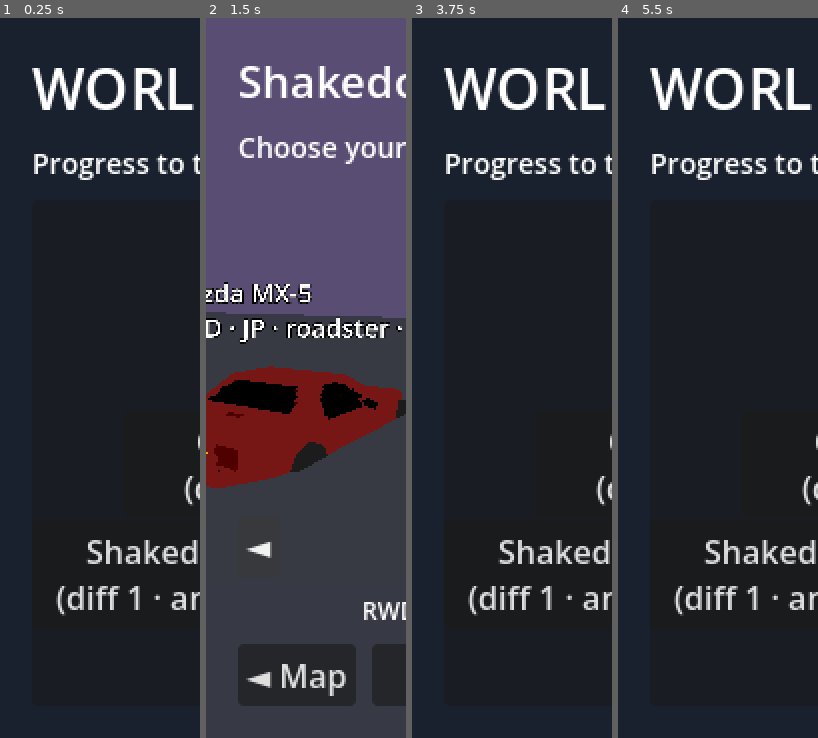
Above: before the commit, frames 1-4 (left to right).
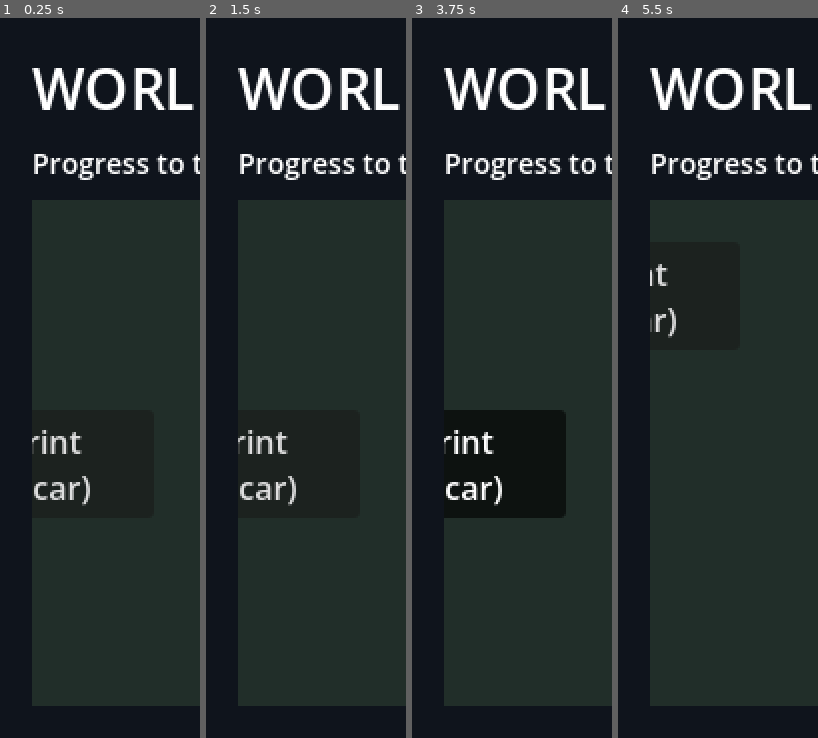
Above: after the commit, the same moments.

Repository: felixxwu/TAPPA
Game: Godot game, scene res://hq.tscn
Two runs of this game, one before a commit and one after it. Both use one fixed random seed, a clock stepped at 60 frames per second and the inputs below.
Inputs (mouse positions are in pixels of both pictures, inside the frame that each line leads up to):
- Up to frame 1 (0.25 s): no input
- Up to frame 2 (1.5 s): click (382, 572) at 0.5 s, where only the run before the commit has a clickable "Shakedown (diff 1 · any car)"; click (258, 543) at 1.25 s, where only the run before the commit has a clickable "◄"
- Up to frame 3 (3.75 s): click (504, 673) at 2 s, where only the run before the commit has a clickable "◄ Map"; tap A (steer_left) at 2.75, 3.5 s; move the mouse to (556, 342) at 2.77 s; hold Right (menu_right) 2.78-3.5 s; tap C (cycle_camera) at 2.85 s; click (556, 342) at 2.92 s; drag from (472, 414) to (502, 522) at 3.52 s
- Up to frame 4 (5.5 s): tap A (steer_left) at 4.25, 5 s; move the mouse to (738, 219) at 4.27 s; hold Right (menu_right) 4.28-5 s; tap T (toggle_gearbox) at 4.35 s; click (738, 219) at 4.42 s; drag from (708, 522) to (658, 270) at 5.02 s

The runs differ from the first frame. In frame 1, 2.8% of the frame differs, in the area x 16-100%, y 57-84%; in frame 2, 91%, in the area x 0-100%, y 0-100%; in frame 3, 2.8%; in frame 4, 2.3%.

Commit message:
Make the world map pannable (mouse / touch / controller stick)
The world map is now a clipping frame (_map_frame) onto a larger map plane
(_map_content, MAP_SIZE) that you drag to pan:
- mouse drag and finger drag (InputEventScreenDrag) move the map 1:1;
- the left controller stick pans it (polled in _process, paced by the new
  GameConfig.menu_map_pan_speed);
- panning clamps to the map edges.
Rally pins ride on the plane at their map_pos and stay tappable; everything else
ignores the mouse so an empty-map press falls through to the pan handler.

- Add GameConfig.menu_map_pan_speed.
- Test: map pans 1:1 and clamps at both edges.
- Docs: features/menus.md, todo/diegetic-hq.md updated.

Co-Authored-By: Claude Opus 4.8 <noreply@anthropic.com>
Claude-Session: https://claude.ai/code/session_01LNmbsP7S3dv4i5mgMFcxct

Diff:
--- a/rally/scripts/game_config.gd
+++ b/rally/scripts/game_config.gd
@@ -265,6 +265,9 @@
 @export var menu_camera_look_height := 0.6
 ## Spacing (m) between parked cars in the HQ car-park lineup (along the lot's X).
 @export var menu_car_spacing := 6.0
+## World-map pan speed (px/sec) when panning with a controller stick (drag panning
+## moves 1:1 with the pointer; this only paces the analog stick).
+@export var menu_map_pan_speed := 1100.0
 
 @export_group("World")
 @export var fog_density := 0.02
--- a/rally/scripts/hq.gd
+++ b/rally/scripts/hq.gd
@@ -34,10 +34,16 @@
 var _stats_label: Label3D
 var _cam_tween: Tween
 
-# World-map overlay.
+# World-map overlay. The map content is larger than the on-screen frame and is
+# panned (dragged) within it; pins ride on the content.
+const MAP_SIZE := Vector2(1800.0, 1200.0)
 var _map_layer: CanvasLayer
-var _map_area: Control
+var _map_frame: Control      # the on-screen viewport into the map (clips + pans)
+var _map_content: Control    # the full map plane (MAP_SIZE); panned by moving it
+var _map_bg: ColorRect
 var _map_meter: Label
+var _panning := false
+var _map_centered := false
 
 # Car-select overlay.
 var _car_layer: CanvasLayer
@@ -117,9 +123,13 @@
 	_map_layer = CanvasLayer.new()
 	add_child(_map_layer)
 
+	# Everything except the pins ignores the mouse, so a press on empty map falls
+	# through to _unhandled_input (where drag-panning lives); pins keep STOP so they
+	# stay clickable.
 	var bg := ColorRect.new()
 	bg.set_anchors_preset(Control.PRESET_FULL_RECT)
-	bg.color = Color(0.10, 0.13, 0.18)
+	bg.color = Color(0.06, 0.08, 0.11)
+	bg.mouse_filter = Control.MOUSE_FILTER_IGNORE
 	_map_layer.add_child(bg)
 
 	var root := VBoxContainer.new()
@@ -129,34 +139,59 @@
 	root.offset_right = -16.0
 	root.offset_bottom = -16.0
 	root.add_theme_constant_override("separation", 8)
+	root.mouse_filter = Control.MOUSE_FILTER_IGNORE
 	_map_layer.add_child(root)
 
 	var title := Label.new()
-	title.text = "WORLD MAP — choose a rally"
+	title.text = "WORLD MAP — drag to pan, tap a rally"
 	title.add_theme_font_size_override("font_size", 28)
+	title.mouse_filter = Control.MOUSE_FILTER_IGNORE
 	root.add_child(title)
 
 	_map_meter = Label.new()
 	_map_meter.add_theme_font_size_override("font_size", 14)
+	_map_meter.mouse_filter = Control.MOUSE_FILTER_IGNORE
 	root.add_child(_map_meter)
 
-	# The map plane: a panel the pins are placed on by fractional anchors, so they
-	# land at each rally's map_pos regardless of screen size. (Basic flat map; the
-	# stylised 3D map plane of menus.md rig 3 is a later slice.)
-	var frame := PanelContainer.new()
-	frame.size_flags_vertical = Control.SIZE_EXPAND_FILL
-	root.add_child(frame)
-	_map_area = Control.new()
-	_map_area.clip_contents = true
-	frame.add_child(_map_area)
+	# The map: a clipping frame (the viewport into the world) holding a larger map
+	# plane (_map_content, MAP_SIZE) that is dragged around inside it. Pins are
+	# placed on the content by fractional anchors, so they ride along when panning.
+	# (Basic flat map; the stylised 3D map plane of menus.md rig 3 is a later slice.)
+	_map_frame = Control.new()
+	_map_frame.size_flags_vertical = Control.SIZE_EXPAND_FILL
+	_map_frame.clip_contents = true
+	_map_frame.mouse_filter = Control.MOUSE_FILTER_IGNORE
+	_map_frame.resized.connect(_on_map_resized)
+	root.add_child(_map_frame)
+
+	_map_content = Control.new()
+	_map_content.size = MAP_SIZE
+	_map_content.mouse_filter = Control.MOUSE_FILTER_IGNORE
+	_map_frame.add_child(_map_content)
+
+	_map_bg = ColorRect.new()
+	_map_bg.size = MAP_SIZE
+	_map_bg.color = Color(0.13, 0.18, 0.16)
+	_map_bg.mouse_filter = Control.MOUSE_FILTER_IGNORE
+	_map_content.add_child(_map_bg)
+
+
+func _on_map_resized() -> void:
+	# Centre the map the first time the frame gets a real size, then keep the pan
+	# clamped to the edges on later resizes.
+	if not _map_centered and _map_frame.size.x > 0.0:
+		_map_content.position = (_map_frame.size - MAP_SIZE) * 0.5
+		_map_centered = true
+	_clamp_map()
 
 
 # (Re)build the rally pins for the current progress. Every rally is a pin; the
 # showdown is locked (disabled) until all others are completed. Completed rallies
 # are marked ✓. Eligibility-by-car is NOT gated here — that's the next screen.
 func _refresh_map() -> void:
-	for child in _map_area.get_children():
-		child.queue_free()
+	for child in _map_content.get_children():
+		if child is Button:
+			child.queue_free()
 	var sd_unlocked := RallyLibrary.showdown_unlocked(Save.profile)
 	var total := 0
 	for rally in RallyLibrary.RALLIES:
@@ -190,7 +225,24 @@
 		pin.offset_right = 90.0
 		pin.offset_top = -22.0
 		pin.offset_bottom = 22.0
-		_map_area.add_child(pin)
+		_map_content.add_child(pin)
+
+
+# --- Map panning (drag / touch / controller stick) ---------------------------
+
+# Move the map plane by a pointer delta and keep it clamped to the frame edges.
+func _pan_map(delta: Vector2) -> void:
+	_map_content.position += delta
+	_clamp_map()
+
+
+# Keep the map plane covering the frame: you can't drag past its edges.
+func _clamp_map() -> void:
+	var fs := _map_frame.size
+	var pos := _map_content.position
+	pos.x = clampf(pos.x, minf(0.0, fs.x - MAP_SIZE.x), maxf(0.0, fs.x - MAP_SIZE.x))
+	pos.y = clampf(pos.y, minf(0.0, fs.y - MAP_SIZE.y), maxf(0.0, fs.y - MAP_SIZE.y))
+	_map_content.position = pos
 
 
 func _on_rally_pin(rally_id: String) -> void:
@@ -499,8 +551,27 @@
 # --- Menu input (todo/menus.md › Menu navigation & input) --------------------
 
 func _unhandled_input(event: InputEvent) -> void:
-	if _screen != Screen.CARS:
-		return
+	if _screen == Screen.MAP:
+		_map_input(event)
+	elif _screen == Screen.CARS:
+		_cars_input(event)
+
+
+# World map: drag to pan with the mouse or a finger. (A press that lands on a pin
+# is consumed by the pin — see the IGNORE filters in _build_map_overlay — so this
+# only fires for the empty map, which is where you grab to pan.)
+func _map_input(event: InputEvent) -> void:
+	if event is InputEventMouseButton and event.button_index == MOUSE_BUTTON_LEFT:
+		_panning = event.pressed
+	elif event is InputEventMouseMotion and _panning:
+		_pan_map(event.relative)
+	elif event is InputEventScreenTouch:
+		_panning = event.pressed
+	elif event is InputEventScreenDrag:
+		_pan_map(event.relative)
+
+
+func _cars_input(event: InputEvent) -> void:
 	if event.is_action_pressed("menu_left"):
 		_cycle_focus(-1)
 	elif event.is_action_pressed("menu_right"):
@@ -509,3 +580,15 @@
 		_on_start_pressed()
 	elif event.is_action_pressed("menu_back"):
 		_show_map()
+
+
+# Controller-stick panning of the world map (the left stick); drag panning is
+# handled event-by-event in _map_input.
+func _process(delta: float) -> void:
+	if _screen != Screen.MAP or _map_frame == null:
+		return
+	var stick := Vector2(
+		Input.get_joy_axis(0, JOY_AXIS_LEFT_X), Input.get_joy_axis(0, JOY_AXIS_LEFT_Y))
+	if stick.length() > 0.2:  # deadzone
+		# Pushing the stick right reveals the map to the right (content slides left).
+		_pan_map(-stick * Config.data.menu_map_pan_speed * delta)
--- a/rally/tests/headless/test_menu_flow.gd
+++ b/rally/tests/headless/test_menu_flow.gd
@@ -44,7 +44,7 @@
 
 
 func _map_pins(hq: Node3D) -> Array:
-	return hq._map_area.find_children("*", "Button", true, false)
+	return hq._map_content.find_children("*", "Button", true, false)
 
 
 func test_hq_boots_to_the_world_map() -> void:
@@ -60,6 +60,24 @@
 	assert_false(hq._car_layer.visible, "the car-select overlay is hidden on the map")
 	assert_eq(_map_pins(hq).size(), RallyLibrary.RALLIES.size(), "one pin per rally")
 	assert_eq(hq._cars.size(), 0, "no cars are parked until a rally is chosen")
+
+
+func test_hq_map_pans_and_clamps_to_the_edges() -> void:
+	var hq: Node3D = load("res://hq.tscn").instantiate()
+	add_child_autofree(hq)
+	await get_tree().process_frame
+	# Pin the frame to a known size so the clamp bounds are deterministic.
+	hq._map_frame.size = Vector2(800, 400)
+	hq._map_content.position = Vector2.ZERO
+	hq._pan_map(Vector2(-100, -50))
+	assert_eq(hq._map_content.position, Vector2(-100, -50), "dragging moves the map content 1:1")
+	# Pan far past the bottom-right: clamps so the map's far edge meets the frame.
+	hq._pan_map(Vector2(-100000, -100000))
+	assert_eq(hq._map_content.position, Vector2(800, 400) - hq.MAP_SIZE,
+		"panning is clamped to the map's far edge")
+	# Pan far the other way: clamps at the near (top-left) edge.
+	hq._pan_map(Vector2(100000, 100000))
+	assert_eq(hq._map_content.position, Vector2.ZERO, "panning is clamped to the near edge")
 
 
 func test_hq_map_locks_the_showdown_until_all_others_complete() -> void:
Not shown, changed: rally/features/menus.md
Not shown, changed: rally/todo/diegetic-hq.md
